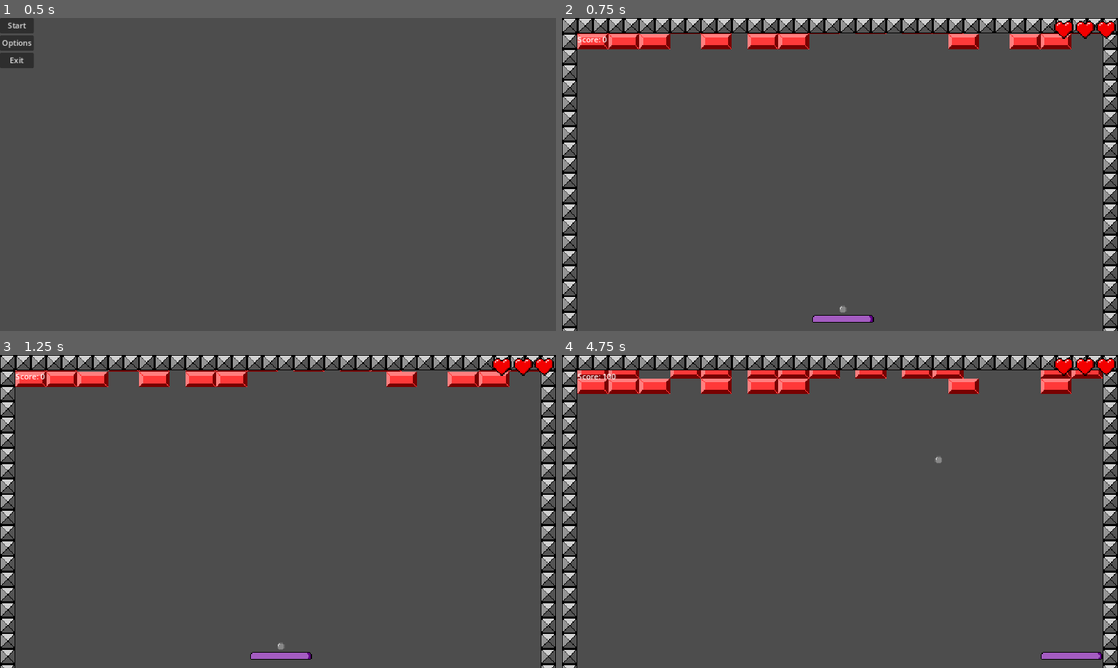
Above: before the commit, frames 1-4 (two rows, left to right).
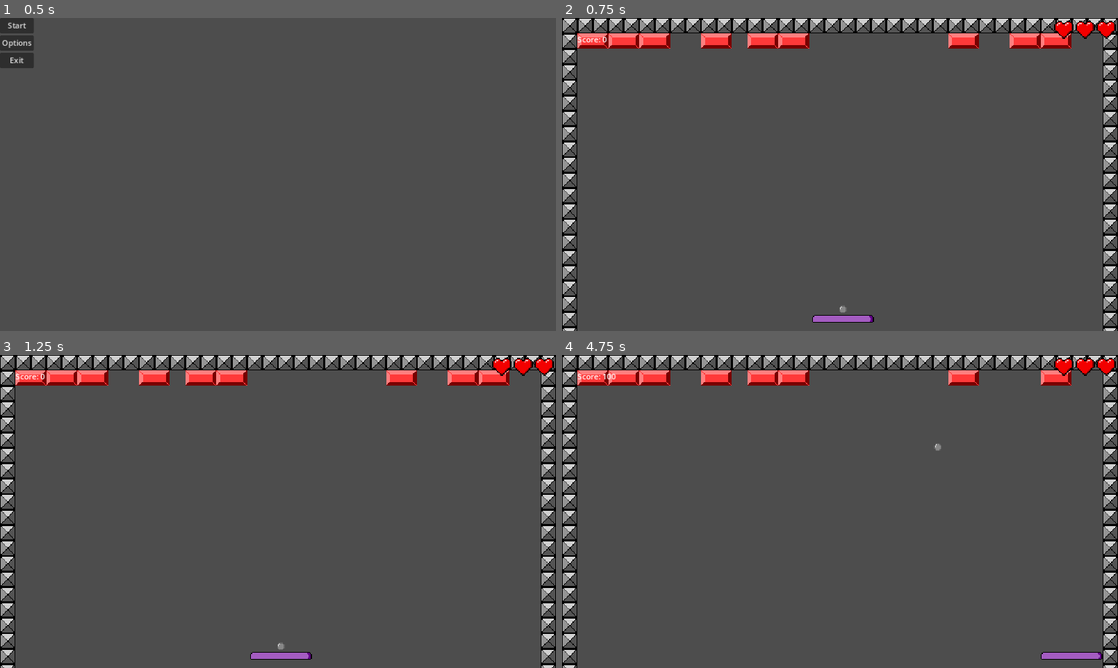
Above: after the commit, the same moments.

Repository: Morswin/Brick-Smasher
Game: Godot game, scene res://main menu/main_menu.tscn
Two runs of this game, one before a commit and one after it. Both use one fixed random seed, a clock stepped at 60 frames per second and the inputs below.
Inputs:
- Up to frame 1 (0.5 s): no input
- Up to frame 2 (0.75 s): click "Start" at 0.5 s
- Up to frame 3 (1.25 s): no input
- Up to frame 4 (4.75 s): tap Enter (ui_accept) at 1.25, 1.52, 2.27, 3.77, 4.52 s; hold Right (ui_right) 1.28-2.78 s; hold Left (ui_left) 2.78-3.53 s; hold Right (ui_right) from 3.53 s (still down)

Frame 1 is identical in both runs. In frame 2, 0.3% of the frame differs, in the area x 2-97%, y 4-10%; in frame 3, 1.0%; in frame 4, 3.9%, in the area x 2-98%, y 4-35%.

Commit message:
Fixes #20

Diff:
--- a/brick/brick_row.gd
+++ b/brick/brick_row.gd
@@ -13,11 +13,14 @@
 var ID = null
 var next_brick_ID = 0
 var brick_dict = {}
+var is_lowering: bool = false
+
+@onready var timer := $lowering_timer
 
 
 func _process(delta):
 	# It maight be better to limit how ofthen this checks, in case of performence issues
-	if BrickSharedData.advance_or_wait():
+	if is_lowering:
 		position.y += falling_speed * delta
 	if !any_bricks_remaining():
 		#print("Deleting a row because it's empty")
@@ -50,3 +53,10 @@
 		if is_instance_valid(brick_dict[key]):
 			_any = true
 	return _any
+
+func start_lowering():
+	is_lowering = true
+	timer.start()
+
+func _on_lowering_timer_timeout():
+	is_lowering = false
--- a/brick/brick_row.tscn
+++ b/brick/brick_row.tscn
@@ -4,3 +4,9 @@
 
 [node name="brick_row" type="Node2D"]
 script = ExtResource("1_ogj4r")
+
+[node name="lowering_timer" type="Timer" parent="."]
+wait_time = 8.0
+one_shot = true
+
+[connection signal="timeout" from="lowering_timer" to="." method="_on_lowering_timer_timeout"]
--- a/brick/bricks.gd
+++ b/brick/bricks.gd
@@ -39,3 +39,6 @@
 func _on_brick_spawn_timer_timeout():
 	if BrickSharedData.advance_or_wait():
 		add_row()
+		for key in rows.keys():
+			if is_instance_valid(rows[key]):
+				rows[key].start_lowering()
--- a/singletons/brick_shared_data.gd
+++ b/singletons/brick_shared_data.gd
@@ -1,12 +1,35 @@
 extends Node
 
 
-var starting_rows := 5 # 2
+var starting_rows := 2
 var current_rows := 0
 
 
+func get_difficulty() -> int:
+	if ScoreManager.current_score < 1000:
+		return 1
+	elif ScoreManager.current_score >= 1000 and ScoreManager.current_score < 2000:
+		return 2
+	elif ScoreManager.current_score >= 2000 and ScoreManager.current_score < 3000:
+		return 3
+	elif ScoreManager.current_score >= 3000 and ScoreManager.current_score < 4500:
+		return 4
+	elif ScoreManager.current_score >= 4500 and ScoreManager.current_score < 6000:
+		return 5
+	elif ScoreManager.current_score >= 6000 and ScoreManager.current_score < 10000:
+		return 6
+	elif ScoreManager.current_score >= 10000 and ScoreManager.current_score < 15000:
+		return 7
+	elif ScoreManager.current_score >= 15000 and ScoreManager.current_score < 20000:
+		return 8
+	else:
+		return 9
+
+func target_amount() -> int:
+	return starting_rows + get_difficulty()
+
 func advance_or_wait() -> bool:
-	if current_rows < starting_rows:
+	if current_rows < target_amount():
 		return true
 	else:
 		return false  # else
